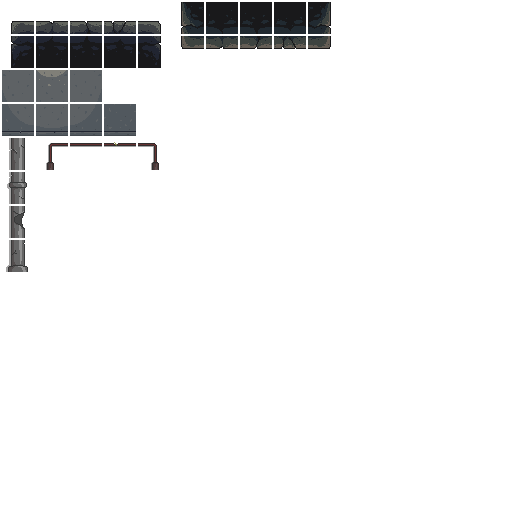
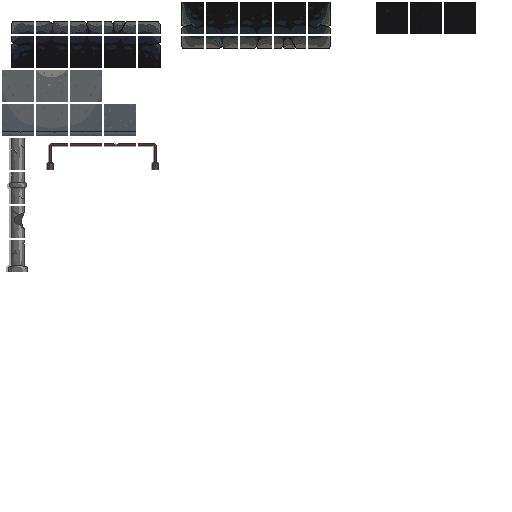
The second 512 × 512 image is a revision of the first. Changes to its layers:
painted on "Capa 1" over (376, 2, 476, 34)
